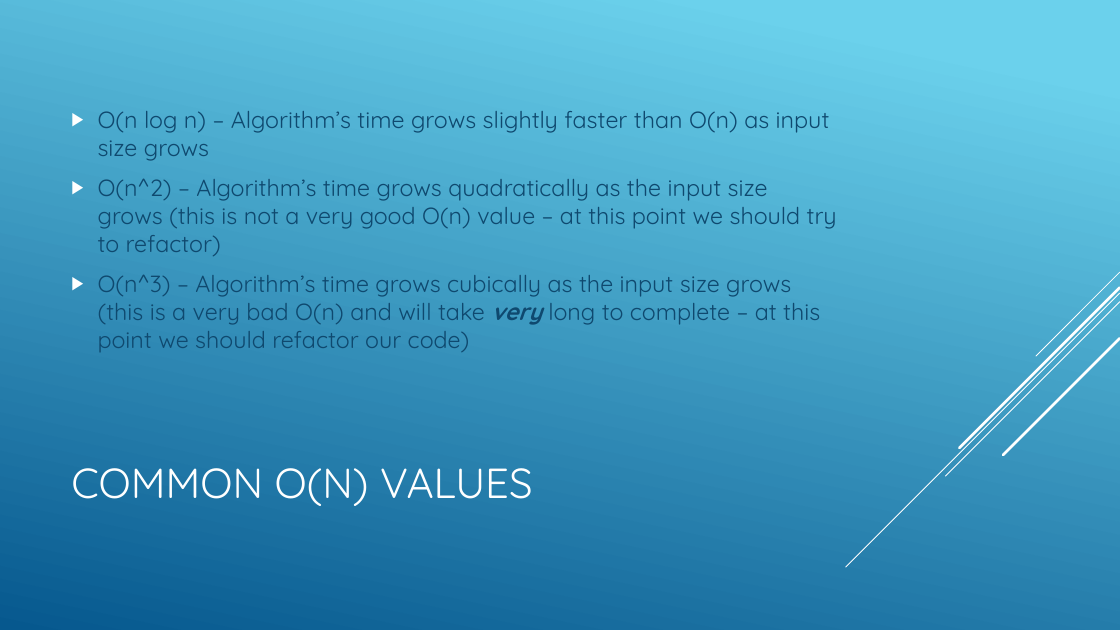
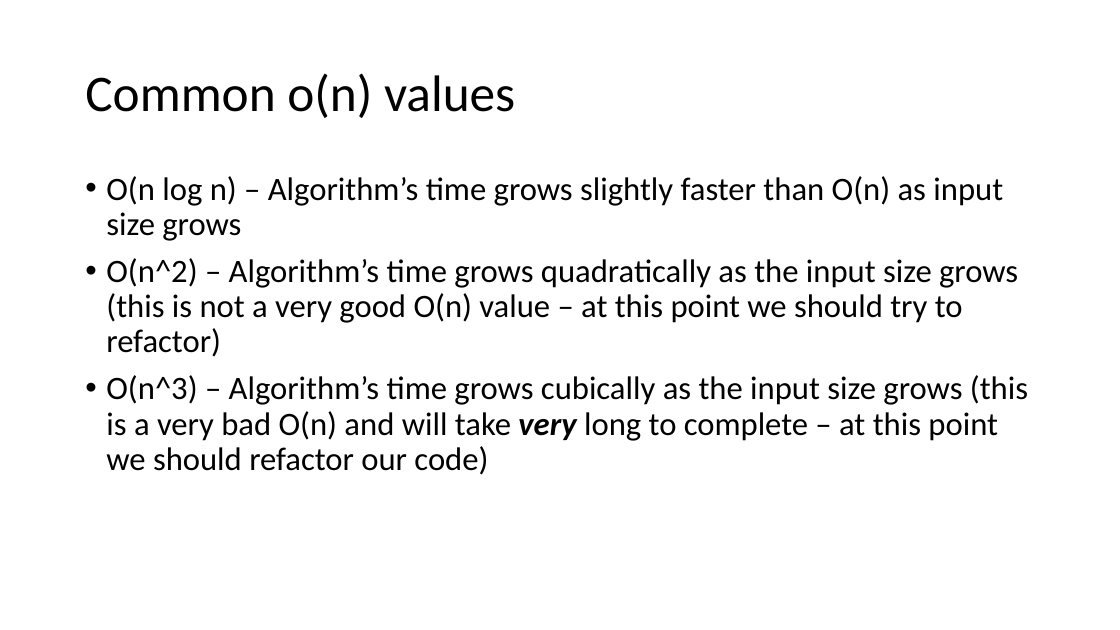
Before and after one commit to YWCANWIL-TechLab/module6-exercises-day1-YaminahAlanis, a slide deck: slide 33 of slides/Module 6 - Logic, Conditions, and Loops.pptx. Drawn at 1120x630 pixels with LibreOffice and Linux fonts; fonts in the diff are those of the drawing. Boxes give left, top, right and bottom in pixels: in the first picture for what was removed or moved away, otherwise in the second. Text is boxed around its words. In the diff, an @@ line names an element or a change of style, - is before the commit and + after.

```diff
--- a/slides/Module 6 - Logic, Conditions, and Loops.pptx
+++ b/slides/Module 6 - Logic, Conditions, and Loops.pptx
@@ background gradient #6ED2EB to #06588E to #FFFFFF @@
@@ title at (85,73,515,118): text changed; size 36 to 44 pt; font Quicksand to Calibri; text colour #FFFFFF to #000000 @@
-COMMON O(N) VALUES
+Common o(n) values
@@ text "O(n log n) – Algorithm’s ...": place and size @@
-text "O(n log n) – Algorithm’s ..." at (98,111,837,352)
+text "O(n log n) – Algorithm’s ..." at (106,176,1028,475)
@@ text "O(n log n) – Algorithm’s ..." at (106,176,1028,475): size 20 to 28 pt, font Quicksand to Calibri, text colour #0F496F to #000000; bullet ▶ to •; line spacing 1 to 0.9; vertical alignment middle to top @@
@@ group removed at (846,272,1120,567): 5 lines @@
```
Also in this commit, not shown: 37 other slides changed, 6 other files.
